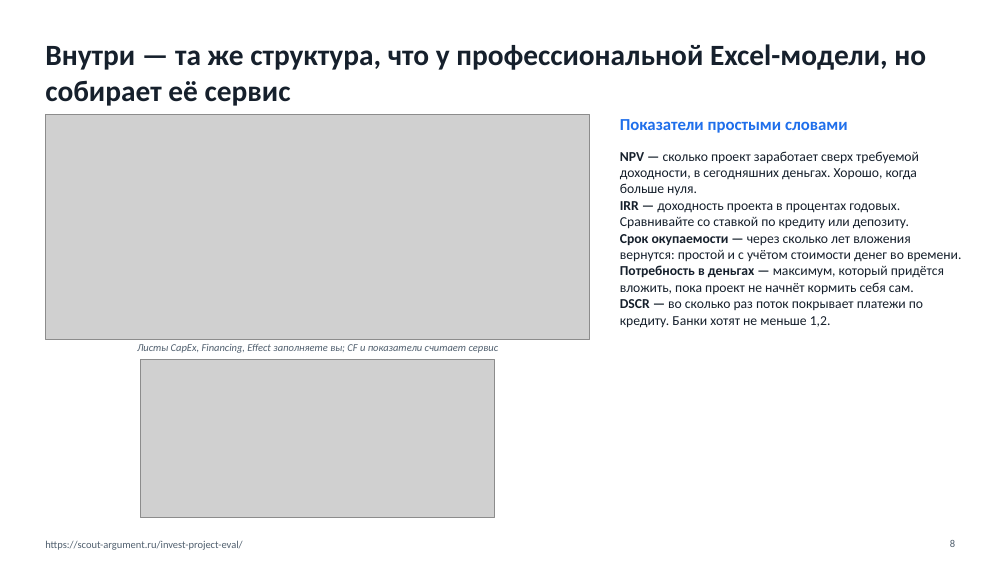
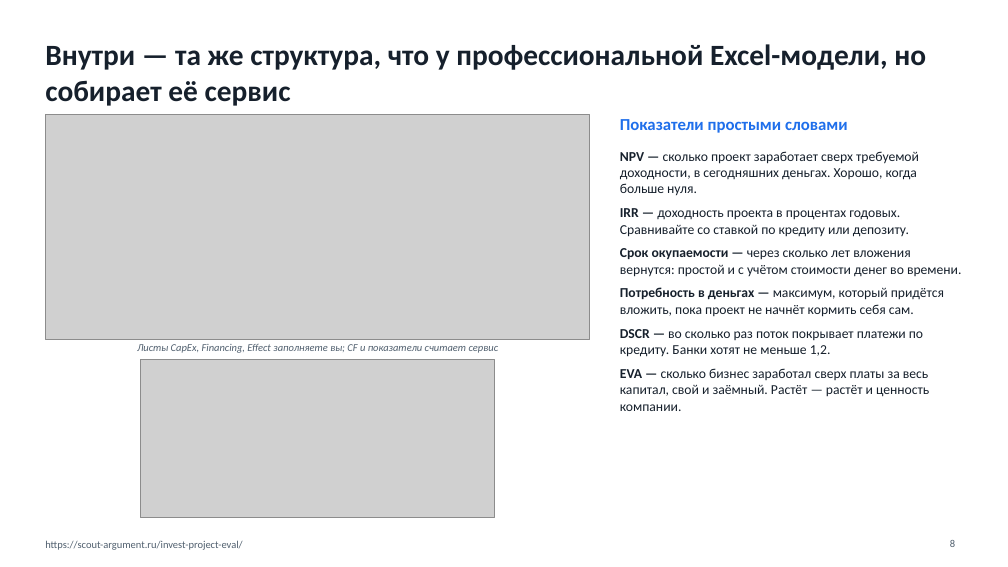
Before and after one commit to mmvolkov/invest-project-eval, a slide deck: slide 8 of docs/Презентация_сервиса.pptx. Drawn at 1008x567 pixels with LibreOffice and Linux fonts; fonts in the diff are those of the drawing; grey boxes stand for pictures. Boxes give left, top, right and bottom in pixels: in the first picture for what was removed or moved away, otherwise in the second. Text is boxed around its words. In the diff, an @@ line names an element or a change of style, - is before the commit and + after.

```diff
--- a/docs/Презентация_сервиса.pptx
+++ b/docs/Презентация_сервиса.pptx
@@ text at [620, 368, 929, 411]: paragraph added @@
+EVA — сколько бизнес заработал сверх платы за весь капитал, свой и заёмный. Растёт — растёт и ценность компании.
```
Also in this commit, not shown: 4 other slides changed, 5 other files.
